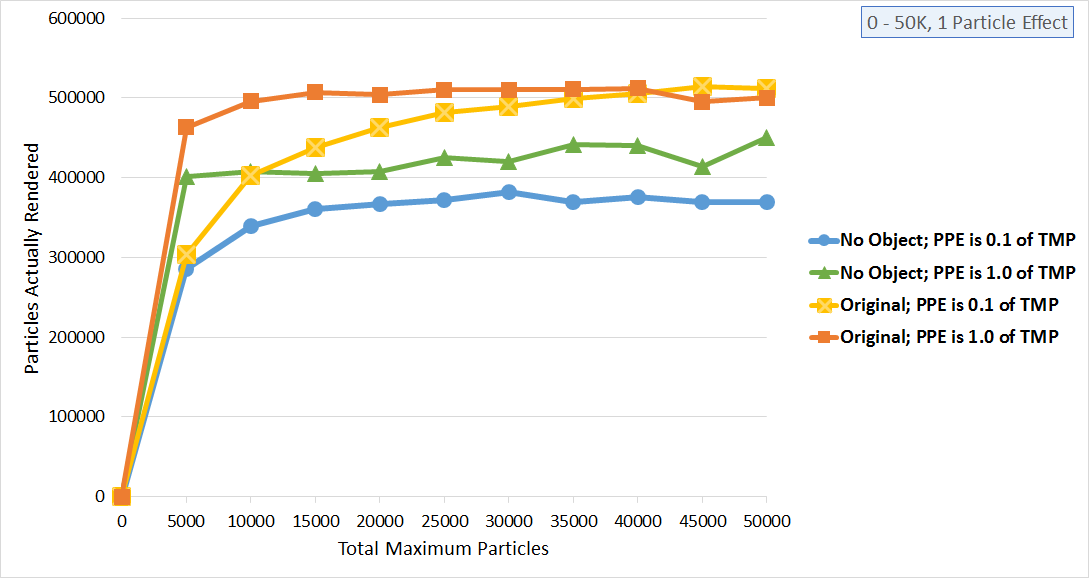
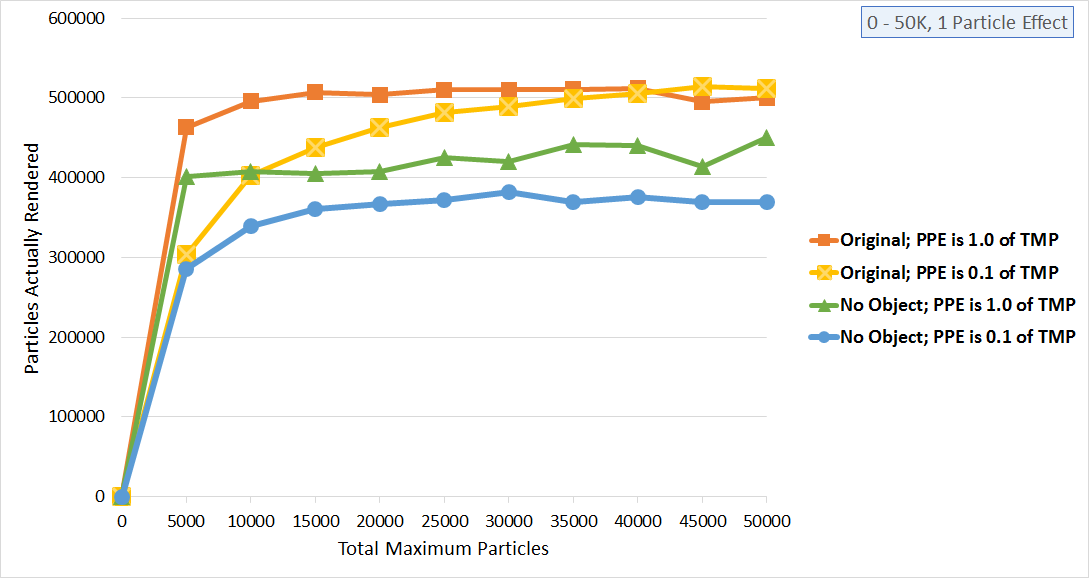
The second 1089 × 578 image is a revision of the first. Changes to its layers:
added layer "Layer 4" above "Layer 3" over (x1=113, y1=84, x2=1076, y2=505)
